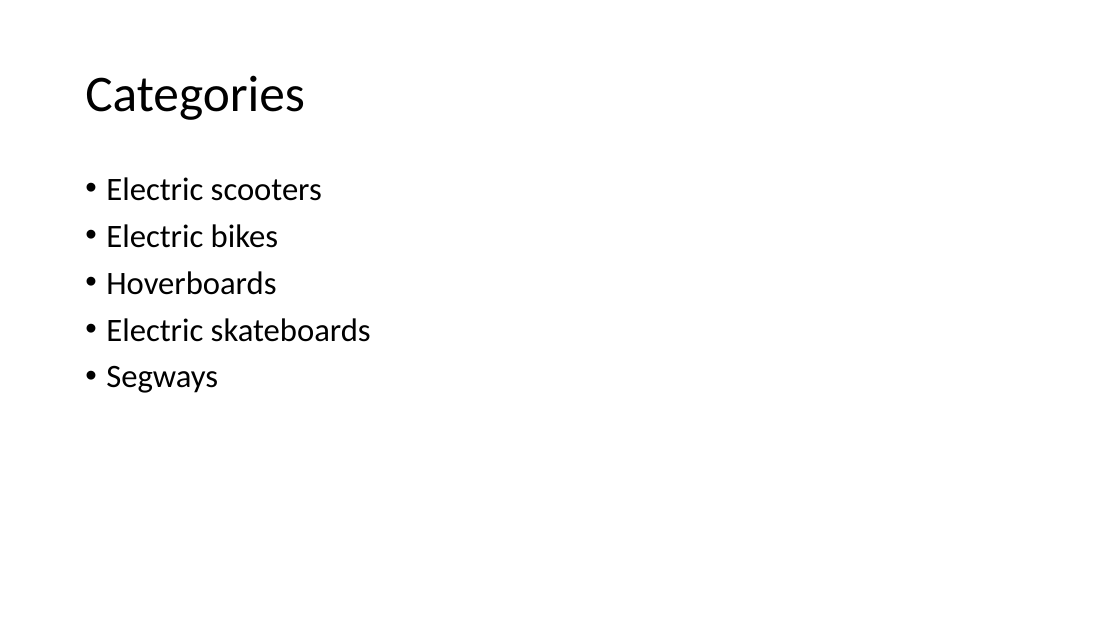
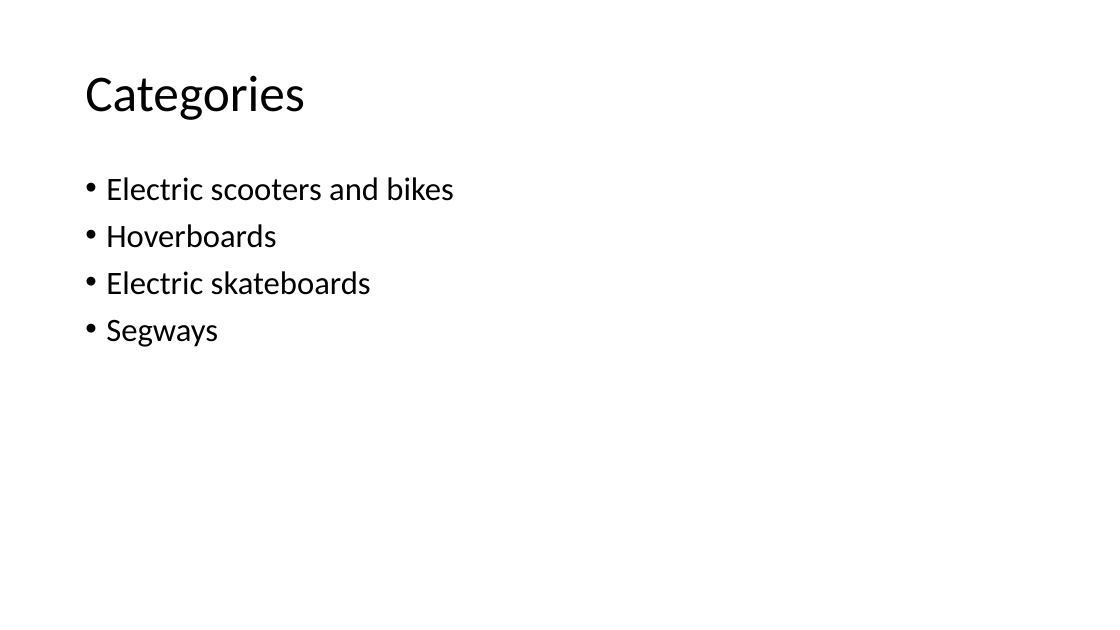
Before and after one commit to MaxGarden/6e3be26eb84bc4f25045a51a02cedb9b88049e0d, a slide deck: slide 3 of Small electric vehicles.pptx. Drawn at 1120x630 pixels with LibreOffice and Linux fonts; fonts in the diff are those of the drawing. Boxes give left, top, right and bottom in pixels: in the first picture for what was removed or moved away, otherwise in the second. Text is boxed around its words. In the diff, an @@ line names an element or a change of style, - is before the commit and + after.

```diff
--- a/Small electric vehicles.pptx
+++ b/Small electric vehicles.pptx
@@ text at <box>106,177,453,201</box>: text changed @@
-• Electric scooters
-• Electric bikes
+• Electric scooters and bikes
```
Also in this commit, not shown: 9 other slides changed, 2 slides removed, 5 other files.
